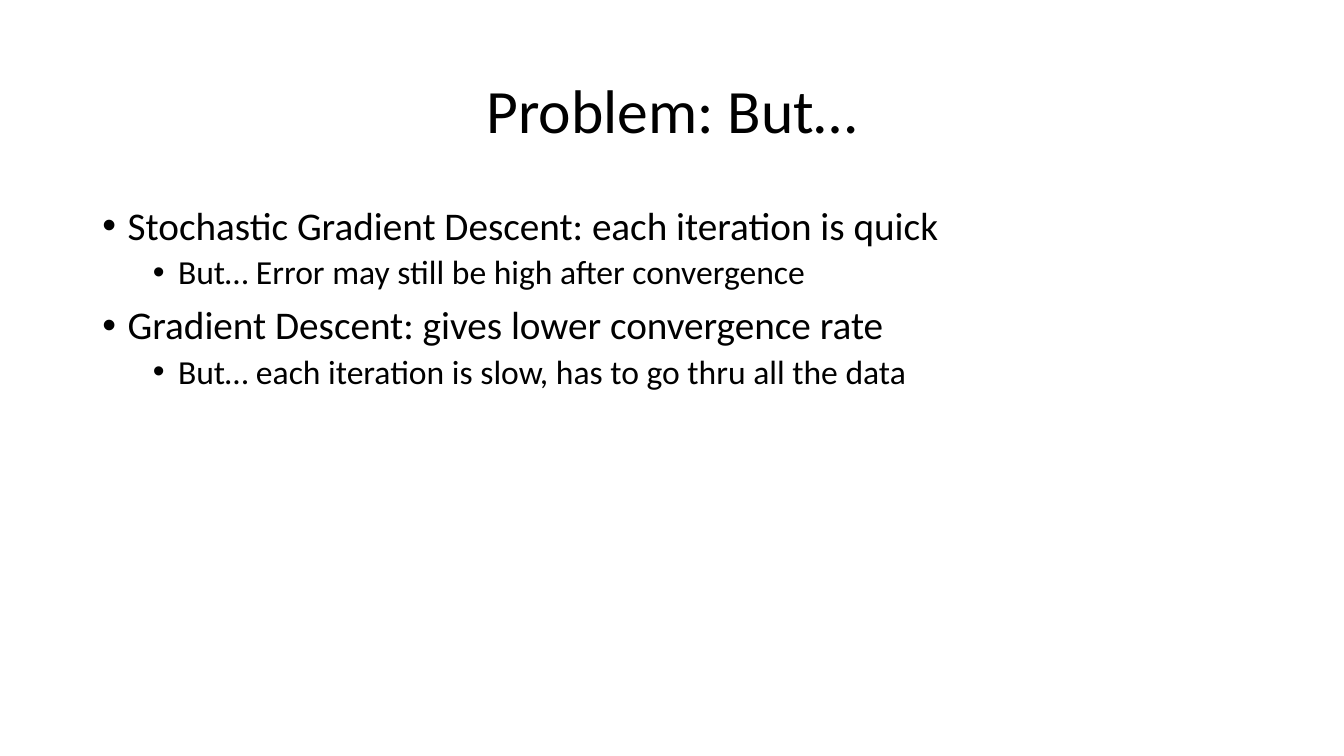
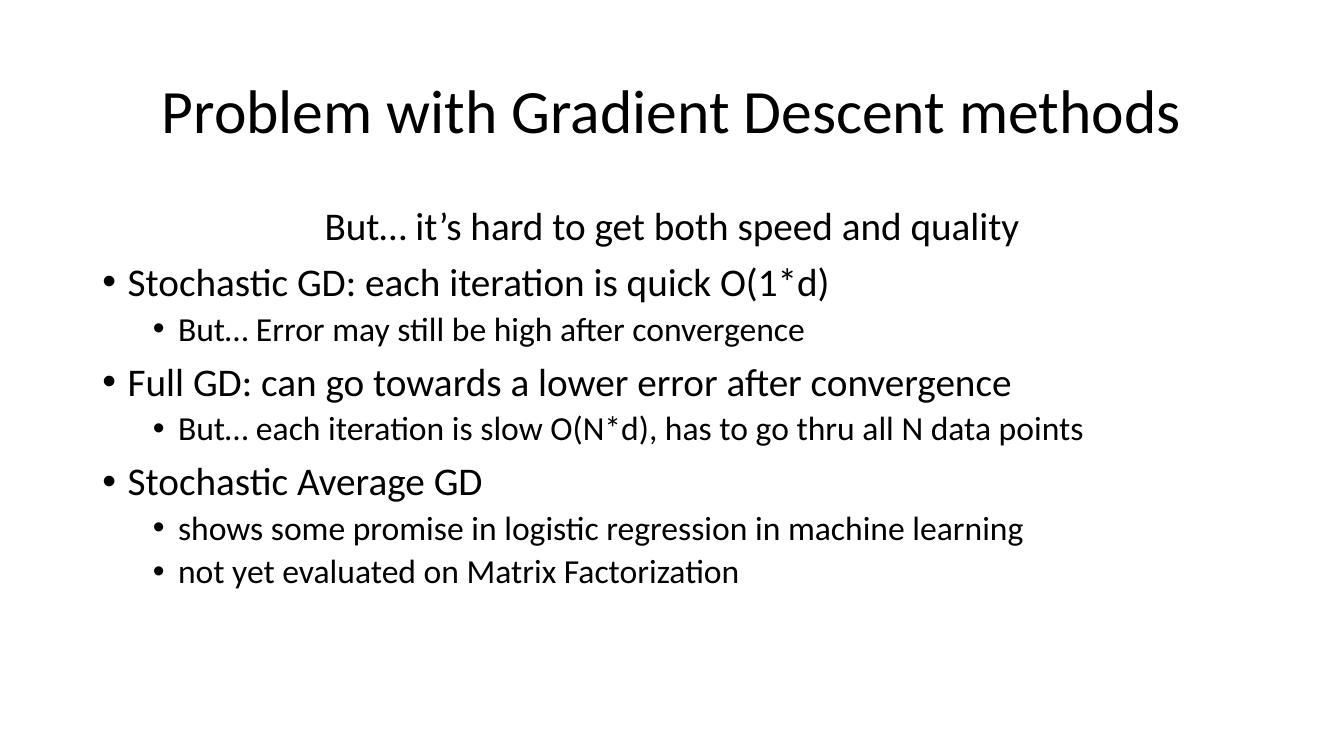
Before and after one commit to jamestklo/MatrixFactorizationMatlab, a slide deck: slide 3 of cs534L-AdaptiveDescent.pptx (slide 2 before the commit). Drawn at 1344x756 pixels with LibreOffice and Linux fonts; fonts in the diff are those of the drawing. Boxes give left, top, right and bottom in pixels: in the first picture for what was removed or moved away, otherwise in the second. Text is boxed around its words. In the diff, an @@ line names an element or a change of style, - is before the commit and + after.

```diff
--- a/cs534L-AdaptiveDescent.pptx
+++ b/cs534L-AdaptiveDescent.pptx
@@ title at [162,90,1180,134]: text changed @@
-Problem: But…
+Problem with Gradient Descent methods
@@ text at [128,212,1020,303]: text changed @@
-• Stochastic Gradient Descent: each iteration is quick
+But… it’s hard to get both speed and quality
+• Stochastic GD: each iteration is quick O(1*d)
@@ text at [128,368,1084,589]: text changed @@
-• Gradient Descent: gives lower convergence rate
-  • But… each iteration is slow, has to go thru all the data
+• Full GD: can go towards a lower error after convergence
+  • But… each iteration is slow O(N*d), has to go thru all N data points
+• Stochastic Average GD
+  • shows some promise in logistic regression in machine learning
+  • not yet evaluated on Matrix Factorization
```
Also in this commit, not shown: 5 other slides changed, 18 slides added, 2 slides removed, 9 other files.
